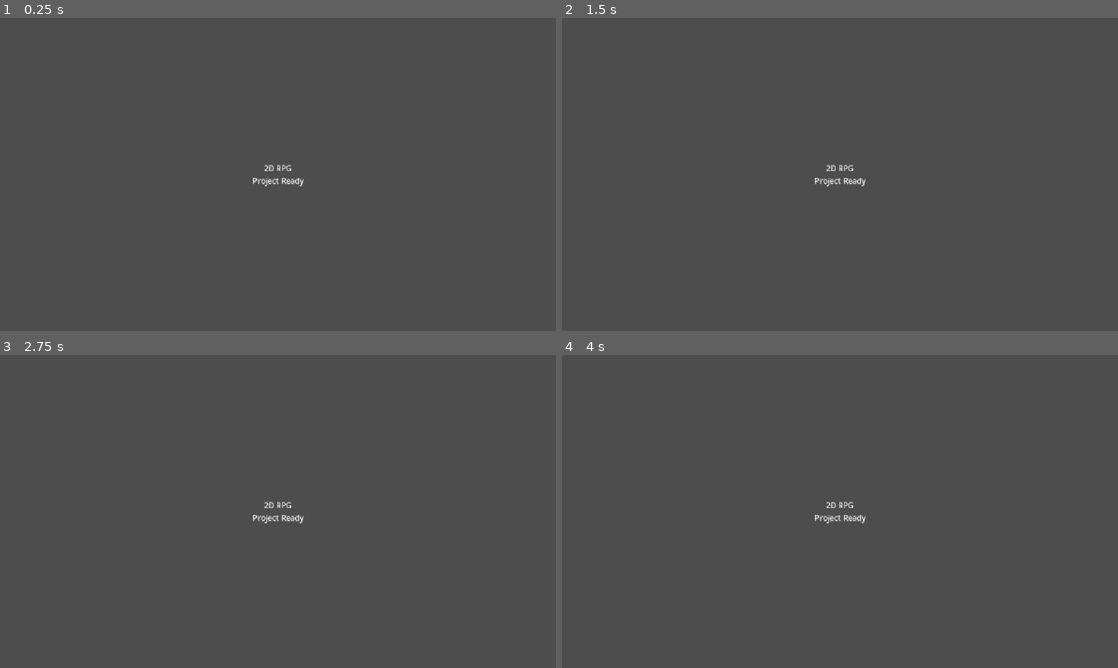
Above: before the commit, frames 1-4 (two rows, left to right).
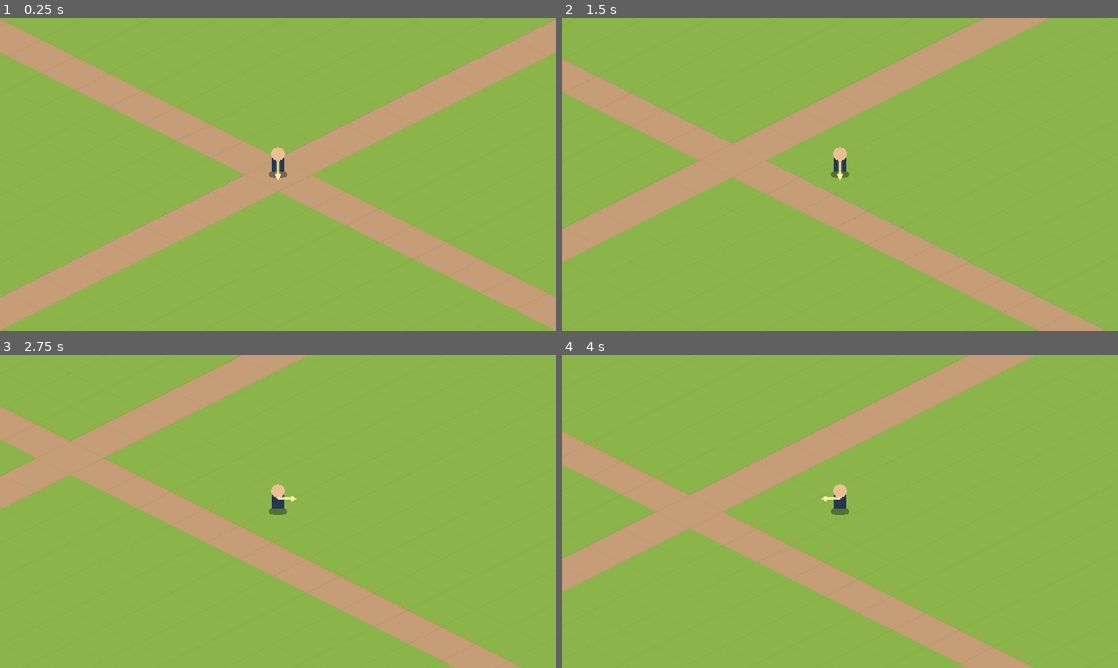
Above: after the commit, the same moments.

Repository: msew11/rpg
Game: Godot game, scene res://scenes/main.tscn
Same seed, same stepped clock (60 frames per second), same inputs: the game is played once before the commit and once after it.
Inputs:
- Up to frame 1 (0.25 s): no input
- Up to frame 2 (1.5 s): tap Enter at 0.5 s; hold D 0.53-1.28 s; hold S from 1.28 s (still down)
- Up to frame 3 (2.75 s): release S at 2.03 s; hold D from 2.03 s (still down)
- Up to frame 4 (4 s): release D at 2.78 s; hold W 2.78-3.53 s; hold A from 3.53 s (still down)

The runs differ from the first frame. In frame 1, 100% of the frame differs, in the area x 0-100%, y 0-100%; in frame 2, 100%; in frame 3, 100%; in frame 4, 100%.

Commit message:
feat(movement): add isometric movement prototype

Diff:
--- a/scenes/main.tscn
+++ b/scenes/main.tscn
@@ -1,20 +1,13 @@
-[gd_scene format=3]
+[gd_scene load_steps=3 format=3]
 
-[node name="Main" type="Control"]
-layout_mode = 3
-anchors_preset = 15
-anchor_right = 1.0
-anchor_bottom = 1.0
-grow_horizontal = 2
-grow_vertical = 2
+[ext_resource type="Script" path="res://scripts/view/main.gd" id="1_main"]
+[ext_resource type="Script" path="res://scripts/view/test_ground.gd" id="2_ground"]
 
-[node name="Title" type="Label" parent="."]
-layout_mode = 1
-anchors_preset = 15
-anchor_right = 1.0
-anchor_bottom = 1.0
-grow_horizontal = 2
-grow_vertical = 2
-text = "2D RPG\nProject Ready"
-horizontal_alignment = 1
-vertical_alignment = 1
+[node name="Main" type="Node2D"]
+script = ExtResource("1_main")
+
+[node name="TestGround" type="Node2D" parent="."]
+script = ExtResource("2_ground")
+
+[node name="Camera2D" type="Camera2D" parent="."]
+zoom = Vector2(1.4, 1.4)
--- /dev/null
+++ b/scenes/player_view.tscn
@@ -0,0 +1,6 @@
+[gd_scene load_steps=2 format=3]
+
+[ext_resource type="Script" path="res://scripts/view/player_view.gd" id="1_player"]
+
+[node name="PlayerView" type="Node2D"]
+script = ExtResource("1_player")
--- /dev/null
+++ b/scripts/input/movement_input.gd
@@ -0,0 +1,15 @@
+class_name MovementInput
+extends RefCounted
+
+
+static func from_axes(left: bool, right: bool, up: bool, down: bool) -> Vector2i:
+	return Vector2i(int(right) - int(left), int(down) - int(up))
+
+
+static func from_keyboard() -> Vector2i:
+	return from_axes(
+		Input.is_key_pressed(KEY_A) or Input.is_key_pressed(KEY_LEFT),
+		Input.is_key_pressed(KEY_D) or Input.is_key_pressed(KEY_RIGHT),
+		Input.is_key_pressed(KEY_W) or Input.is_key_pressed(KEY_UP),
+		Input.is_key_pressed(KEY_S) or Input.is_key_pressed(KEY_DOWN)
+	)
--- /dev/null
+++ b/scripts/simulation/isometric_projection.gd
@@ -0,0 +1,19 @@
+class_name IsometricProjection
+extends RefCounted
+
+const TILE_HALF_WIDTH := 50.0
+const TILE_HALF_HEIGHT := 25.0
+
+
+static func to_screen(world_position: Vector2) -> Vector2:
+	return Vector2(
+		(world_position.x - world_position.y) * TILE_HALF_WIDTH,
+		(world_position.x + world_position.y) * TILE_HALF_HEIGHT
+	)
+
+
+static func to_world(screen_position: Vector2) -> Vector2:
+	return Vector2(
+		0.5 * (screen_position.x / TILE_HALF_WIDTH + screen_position.y / TILE_HALF_HEIGHT),
+		0.5 * (screen_position.y / TILE_HALF_HEIGHT - screen_position.x / TILE_HALF_WIDTH)
+	)
--- /dev/null
+++ b/scripts/simulation/local_session.gd
@@ -0,0 +1,27 @@
+class_name LocalSession
+extends RefCounted
+
+const PLAYER_SPEED := 3.0
+
+var world := WorldState.new()
+var player_id: int
+
+
+func _init() -> void:
+	player_id = world.create_entity(Vector2.ZERO, PLAYER_SPEED)
+
+
+func set_player_direction(screen_direction: Vector2i) -> void:
+	world.move_intents[player_id] = screen_direction
+
+
+func step(delta: float) -> void:
+	MovementSystem.step(world, delta)
+
+
+func player_position() -> Vector2:
+	return world.positions[player_id]
+
+
+func player_facing() -> Vector2i:
+	return world.facings[player_id]
--- /dev/null
+++ b/scripts/simulation/movement_system.gd
@@ -0,0 +1,12 @@
+class_name MovementSystem
+extends RefCounted
+
+
+static func step(world: WorldState, delta: float) -> void:
+	for entity_id in world.positions:
+		var screen_direction: Vector2i = world.move_intents[entity_id]
+		if screen_direction == Vector2i.ZERO:
+			continue
+		var world_direction := IsometricProjection.to_world(Vector2(screen_direction)).normalized()
+		world.positions[entity_id] += world_direction * world.speeds[entity_id] * delta
+		world.facings[entity_id] = screen_direction
--- /dev/null
+++ b/scripts/simulation/world_state.gd
@@ -0,0 +1,19 @@
+class_name WorldState
+extends RefCounted
+
+# Component tables are keyed by stable entity ID and contain no scene nodes.
+var positions: Dictionary = {}
+var move_intents: Dictionary = {}
+var speeds: Dictionary = {}
+var facings: Dictionary = {}
+var _next_entity_id := 1
+
+
+func create_entity(position: Vector2, speed: float) -> int:
+	var entity_id := _next_entity_id
+	_next_entity_id += 1
+	positions[entity_id] = position
+	move_intents[entity_id] = Vector2.ZERO
+	speeds[entity_id] = speed
+	facings[entity_id] = Vector2i(0, 1)
+	return entity_id
--- /dev/null
+++ b/scripts/view/main.gd
@@ -0,0 +1,35 @@
+extends Node2D
+
+const PLAYER_VIEW := preload("res://scenes/player_view.tscn")
+
+@onready var camera: Camera2D = $Camera2D
+
+var session := LocalSession.new()
+var player_view: Node2D
+
+
+func _ready() -> void:
+	rebuild_player_view()
+	_sync_view()
+
+
+func _physics_process(delta: float) -> void:
+	session.set_player_direction(MovementInput.from_keyboard())
+	session.step(delta)
+	_sync_view()
+
+
+func rebuild_player_view() -> void:
+	if is_instance_valid(player_view):
+		player_view.queue_free()
+	player_view = PLAYER_VIEW.instantiate()
+	add_child(player_view)
+	_sync_view()
+
+
+func _sync_view() -> void:
+	if not is_instance_valid(player_view):
+		return
+	player_view.position = IsometricProjection.to_screen(session.player_position())
+	player_view.facing = session.player_facing()
+	camera.position = player_view.position
--- /dev/null
+++ b/scripts/view/player_view.gd
@@ -0,0 +1,29 @@
+extends Node2D
+
+var facing := Vector2i(0, 1):
+	set(value):
+		facing = value
+		queue_redraw()
+
+
+func _draw() -> void:
+	# Foot anchor is (0, 0); this placeholder makes all eight facings legible.
+	draw_ellipse_shadow()
+	draw_rect(Rect2(-9, -29, 18, 25), Color("26374f"))
+	draw_circle(Vector2(0, -30), 10, Color("eac091"))
+	var direction := Vector2(facing).normalized()
+	var arrow_start := Vector2(0, -19)
+	var arrow_end := arrow_start + direction * 23.0
+	draw_line(arrow_start, arrow_end, Color("fff3a6"), 4.0, true)
+	var side := direction.orthogonal() * 5.0
+	draw_colored_polygon(PackedVector2Array([
+		arrow_end + direction * 6.0,
+		arrow_end - direction * 4.0 + side,
+		arrow_end - direction * 4.0 - side
+	]), Color("fff3a6"))
+
+
+func draw_ellipse_shadow() -> void:
+	draw_set_transform(Vector2.ZERO, 0.0, Vector2(1.0, 0.38))
+	draw_circle(Vector2(0, 0), 14, Color(0.08, 0.12, 0.11, 0.45))
+	draw_set_transform(Vector2.ZERO)
--- /dev/null
+++ b/scripts/view/test_ground.gd
@@ -0,0 +1,17 @@
+extends Node2D
+
+const GRASS := preload("res://assets/kenney_isometric_roads/grass.png")
+const DIRT := preload("res://assets/kenney_isometric_roads/dirt.png")
+const FIELD_RADIUS := 30
+
+
+func _draw() -> void:
+	# Draw far tiles first so the small raised edges overlap correctly.
+	for row in range(-FIELD_RADIUS * 2, FIELD_RADIUS * 2 + 1):
+		for x in range(-FIELD_RADIUS, FIELD_RADIUS + 1):
+			var y := row - x
+			if abs(y) > FIELD_RADIUS:
+				continue
+			var tile_position := IsometricProjection.to_screen(Vector2(x, y))
+			var tile: Texture2D = DIRT if (x == 0 or y == 0) else GRASS
+			draw_texture(tile, tile_position - Vector2(50, 25))
--- /dev/null
+++ b/tests/movement_test.gd
@@ -0,0 +1,55 @@
+extends SceneTree
+
+
+func _initialize() -> void:
+	var session := LocalSession.new()
+	var player_id := session.player_id
+	assert(player_id > 0)
+	assert(session.world.positions[player_id] == Vector2.ZERO)
+	assert(session.world.positions[player_id] is Vector2)
+
+	var directions := [
+		Vector2i(-1, -1), Vector2i(0, -1), Vector2i(1, -1),
+		Vector2i(-1, 0), Vector2i(1, 0),
+		Vector2i(-1, 1), Vector2i(0, 1), Vector2i(1, 1)
+	]
+	for direction in directions:
+		var test_session := LocalSession.new()
+		test_session.set_player_direction(direction)
+		test_session.step(1.0 / 60.0)
+		var screen_delta := IsometricProjection.to_screen(test_session.player_position())
+		assert(sign(screen_delta.x) == sign(direction.x))
+		assert(sign(screen_delta.y) == sign(direction.y))
+		assert(test_session.player_facing() == direction)
+
+	assert(MovementInput.from_axes(true, true, false, false) == Vector2i.ZERO)
+	assert(MovementInput.from_axes(false, false, true, true) == Vector2i.ZERO)
+	assert(MovementInput.from_axes(false, true, true, false) == Vector2i(1, -1))
+
+	var single := LocalSession.new()
+	var diagonal := LocalSession.new()
+	for frame in range(600):
+		single.set_player_direction(Vector2i(0, -1))
+		diagonal.set_player_direction(Vector2i(1, -1))
+		single.step(1.0 / 60.0)
+		diagonal.step(1.0 / 60.0)
+	assert(abs(single.player_position().length() - diagonal.player_position().length()) < 0.001)
+
+	diagonal.set_player_direction(Vector2i.ZERO)
+	var stopped_position := diagonal.player_position()
+	diagonal.step(1.0 / 60.0)
+	assert(diagonal.player_position() == stopped_position)
+	assert(diagonal.player_facing() == Vector2i(1, -1))
+
+	# Recreating a view does not create or reset its world entity.
+	var view_a := Node2D.new()
+	view_a.position = IsometricProjection.to_screen(session.player_position())
+	view_a.free()
+	var view_b := Node2D.new()
+	view_b.position = IsometricProjection.to_screen(session.player_position())
+	assert(session.player_id == player_id)
+	assert(view_b.position == IsometricProjection.to_screen(session.world.positions[player_id]))
+	view_b.free()
+
+	print("movement_test passed")
+	quit()
--- /dev/null
+++ b/tests/view_test.gd
@@ -0,0 +1,30 @@
+extends SceneTree
+
+const MAIN := preload("res://scenes/main.tscn")
+
+
+func _initialize() -> void:
+	call_deferred("run_test")
+
+
+func run_test() -> void:
+	var main := MAIN.instantiate()
+	root.add_child(main)
+	var original_id: int = main.session.player_id
+	main.set_physics_process(false)
+	main.session.set_player_direction(Vector2i(1, -1))
+	main.session.step(1.0)
+	main._sync_view()
+	var expected_position := IsometricProjection.to_screen(main.session.player_position())
+	assert(main.player_view.position == expected_position)
+	assert(main.camera.position == expected_position)
+	var original_view: Node2D = main.player_view
+	main.rebuild_player_view()
+	assert(main.player_view != original_view)
+	assert(main.session.player_id == original_id)
+	assert(main.player_view.position == expected_position)
+	assert(main.player_view.facing == Vector2i(1, -1))
+	assert(current_scene == null)
+	main.free()
+	print("view_test passed")
+	quit()
Binary file added: assets/kenney_isometric_roads/dirt.png
Not shown, added: assets/kenney_isometric_roads/dirt.png.import
Binary file added: assets/kenney_isometric_roads/grass.png
Not shown, added: assets/kenney_isometric_roads/grass.png.import
Not shown, added: scripts/input/movement_input.gd.uid
Not shown, added: scripts/simulation/isometric_projection.gd.uid
Not shown, added: scripts/simulation/local_session.gd.uid
Not shown, added: scripts/simulation/movement_system.gd.uid
Not shown, added: scripts/simulation/world_state.gd.uid
Not shown, added: scripts/view/main.gd.uid
Not shown, added: scripts/view/player_view.gd.uid
Not shown, added: scripts/view/test_ground.gd.uid
(and 9 more such lines)
